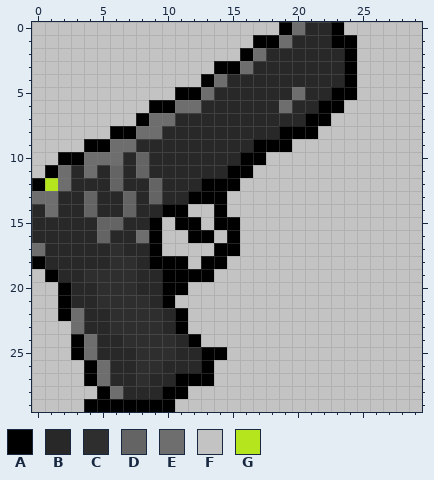
Two states of a pixel-art sprite, src/app/assets/sprites/Inventory/handgun.png. This is how it looked before the edit.
The file is 30x30 pixels.
Palette (. is transparent): A #000000  B #282828  C #2e2e2e  D #646464  E #6e6e6e  F #c3c3c3  G #b5e61d
Pixels before, first column x 0:
 0 FFFFFFFFFFFFFFFFFFFAEBBAFFFFFF
 1 FFFFFFFFFFFFFFFFFAAEBBBAAFFFFF
 2 FFFFFFFFFFFFFFFFAEBBBBBBAFFFFF
 3 FFFFFFFFFFFFFFAAEBBBBBBBAFFFFF
 4 FFFFFFFFFFFFFAEBBBBBBBBBAFFFFF
 5 FFFFFFFFFFFAAEBBBBBBEBBAAFFFFF
 6 FFFFFFFFFAAEEBBBBBBEBBAAFFFFFF
 7 FFFFFFFFAEEBBBBBBBBBBAAFFFFFFF
 8 FFFFFFAAEEBBBBBBBBBAAAFFFFFFFF
 9 FFFFAAEEBBBBBBBBBAAAFFFFFFFFFF
10 FFAAEEEBDBBBBBBBAAFFFFFFFFFFFF
11 FAEBEBDBDBBBBBBAAFFFFFFFFFFFFF
12 AGEBBBDBBDBBBAAAFFFFFFFFFFFFFF
13 EEBBDBBDBDBBAAAFFFFFFFFFFFFFFF
14 BEBBDBBDBBAAFFAFFFFFFFFFFFFFFF
15 BBBBBDDBBAFAAFAAFFFFFFFFFFFFFF
16 BBBBBDBBEAFFAAFAFFFFFFFFFFFFFF
17 EBBBBBCBBAFFFFAAFFFFFFFFFFFFFF
18 ABBBBBCCBAAAFAAFFFFFFFFFFFFFFF
19 FABBCCCCBBAAAAFFFFFFFFFFFFFFFF
20 FFABBCCCBBAAFFFFFFFFFFFFFFFFFF
21 FFABBCCCCBAFFFFFFFFFFFFFFFFFFF
22 FFAEBBCCCCBAFFFFFFFFFFFFFFFFFF
23 FFFEBBCCCCBAFFFFFFFFFFFFFFFFFF
24 FFFAEBBCCCCBAFFFFFFFFFFFFFFFFF
25 FFFAEBBBCCCBBAAFFFFFFFFFFFFFFF
26 FFFFAEBBCCBBBAFFFFFFFFFFFFFFFF
27 FFFFAEBBCBBAAAFFFFFFFFFFFFFFFF
28 FFFFFAEBBBAAFFFFFFFFFFFFFFFFFF
29 FFFFAAAAAAAFFFFFFFFFFFFFFFFFFF
After the commit:
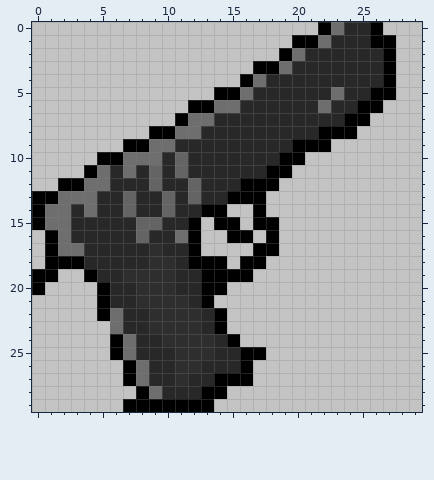
From old to new:
{"y":0,"x":19,"old":"AEBBAFFF","new":"FFFAEBBA"}
{"y":1,"x":17,"old":"AAEBBBAAFFF","new":"FFFAAEBBBAA"}
{"y":2,"x":16,"old":"AEBBB","new":"FFFAE"}
{"y":2,"x":24,"old":"AFFF","new":"BBBA"}
{"y":3,"x":14,"old":"AAEBBB","new":"FFFAAE"}
{"y":3,"x":24,"old":"AFFF","new":"BBBA"}
{"y":4,"x":13,"old":"AEBBB","new":"FFFAE"}
{"y":4,"x":24,"old":"AFFF","new":"BBBA"}
{"y":5,"x":11,"old":"AAEBBB","new":"FFFAAE"}
{"y":5,"x":20,"old":"E","new":"B"}
{"y":5,"x":23,"old":"AAFFF","new":"EBBAA"}
{"y":6,"x":9,"old":"AAEEBBB","new":"FFFAAEE"}
{"y":6,"x":19,"old":"E","new":"B"}
{"y":6,"x":22,"old":"AAFFF","new":"EBBAA"}
{"y":7,"x":8,"old":"AEEBBB","new":"FFFAEE"}
{"y":7,"x":21,"old":"AAFFF","new":"BBBAA"}
{"y":8,"x":6,"old":"AAEEBBB","new":"FFFAAEE"}
{"y":8,"x":19,"old":"AAAFFF","new":"BBBAAA"}
{"y":9,"x":4,"old":"AAEEBBB","new":"FFFAAEE"}
{"y":9,"x":17,"old":"AAAFFF","new":"BBBAAA"}
{"y":10,"x":2,"old":"AAEEEBDB","new":"FFFAAEEE"}
{"y":10,"x":11,"old":"B","new":"D"}
{"y":10,"x":16,"old":"AAFFF","new":"BBBAA"}
{"y":11,"x":1,"old":"AEBEBDBDB","new":"FFFAEBEBD"}
{"y":11,"x":11,"old":"B","new":"D"}
{"y":11,"x":15,"old":"AAFFF","new":"BBBAA"}
{"y":12,"x":0,"old":"AGEBBBD","new":"FFAAEEB"}
{"y":12,"x":12,"old":"BAAAFFF","new":"DBBBAAA"}
{"y":13,"x":0,"old":"EEBBD","new":"AAEEE"}
{"y":13,"x":9,"old":"DB","new":"BD"}
{"y":13,"x":12,"old":"AAAFFF","new":"DBBAAA"}
{"y":14,"x":0,"old":"B","new":"A"}
{"y":14,"x":2,"old":"B","new":"E"}
{"y":14,"x":4,"old":"D","new":"E"}
{"y":14,"x":10,"old":"AAFF","new":"DBBA"}
{"y":14,"x":17,"old":"F","new":"A"}
{"y":15,"x":0,"old":"BBB","new":"AEE"}
{"y":15,"x":5,"old":"DD","new":"BB"}
{"y":15,"x":8,"old":"BAFA","new":"DDBB"}
{"y":15,"x":17,"old":"FF","new":"AA"}
{"y":16,"x":0,"old":"BBB","new":"FAE"}
{"y":16,"x":5,"old":"D","new":"B"}
{"y":16,"x":8,"old":"EAFF","new":"DBBE"}
{"y":16,"x":13,"old":"A","new":"F"}
{"y":16,"x":16,"old":"F","new":"A"}
{"y":16,"x":18,"old":"F","new":"A"}
{"y":17,"x":0,"old":"EBBB","new":"FAEE"}
{"y":17,"x":6,"old":"C","new":"B"}
{"y":17,"x":9,"old":"AFFF","new":"CBBA"}
{"y":17,"x":14,"old":"AA","new":"FF"}
{"y":17,"x":17,"old":"FF","new":"AA"}
{"y":18,"x":0,"old":"ABBB","new":"FAAA"}
{"y":18,"x":6,"old":"CC","new":"BB"}
{"y":18,"x":9,"old":"AAAF","new":"CCBA"}
{"y":18,"x":16,"old":"FF","new":"AA"}
{"y":19,"x":0,"old":"F","new":"A"}
{"y":19,"x":2,"old":"BBCCC","new":"FFABB"}
{"y":19,"x":8,"old":"BBAAA","new":"CCCBB"}
{"y":19,"x":14,"old":"FFF","new":"AAA"}
{"y":20,"x":0,"old":"F","new":"A"}
{"y":20,"x":2,"old":"ABBCCCBBAAFFF","new":"FFFABBCCCBBAA"}
{"y":21,"x":2,"old":"ABBCCC","new":"FFFABB"}
{"y":21,"x":9,"old":"BAFFF","new":"CCCBA"}
{"y":22,"x":2,"old":"AEBBCCC","new":"FFFAEBB"}
{"y":22,"x":10,"old":"BAFFF","new":"CCCBA"}
{"y":23,"x":3,"old":"EBBCCC","new":"FFFEBB"}
{"y":23,"x":10,"old":"BAFFF","new":"CCCBA"}
{"y":24,"x":3,"old":"AEBBCCC","new":"FFFAEBB"}
{"y":24,"x":11,"old":"BAFFF","new":"CCCBA"}
{"y":25,"x":3,"old":"AEBBBCCCBBAAFFF","new":"FFFAEBBBCCCBBAA"}
{"y":26,"x":4,"old":"AEBBCC","new":"FFFAEB"}
{"y":26,"x":11,"old":"BBAFFF","new":"CCBBBA"}
{"y":27,"x":4,"old":"AEBBC","new":"FFFAE"}
{"y":27,"x":11,"old":"AAAFFF","new":"CBBAAA"}
{"y":28,"x":5,"old":"AEBBBAAFFF","new":"FFFAEBBBAA"}
{"y":29,"x":4,"old":"AAA","new":"FFF"}
{"y":29,"x":11,"old":"FFF","new":"AAA"}
